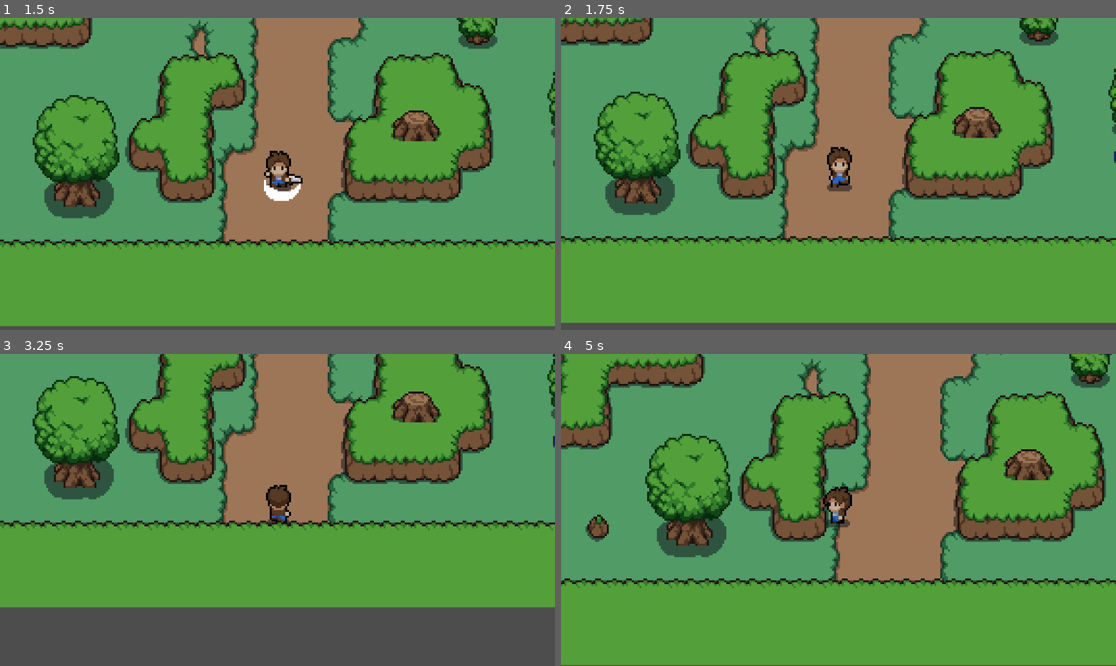
Above: before the commit, frames 1-4 (two rows, left to right).
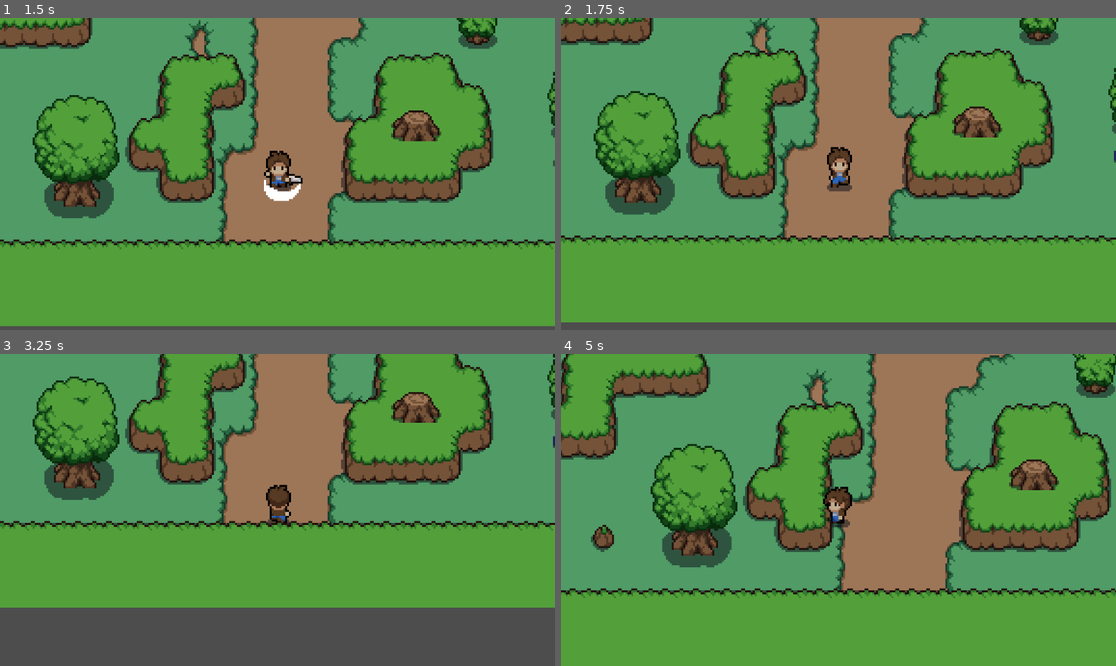
Above: after the commit, the same moments.

Repository: jestemkarol/roguelike-game-godot
Game: Godot game, scene res://scenes/game_root.tscn
The game is run twice, just before and just after one commit, with the same random seed, the same clock (stepped at 60 frames per second) and the same inputs.
Inputs:
- Up to frame 1 (1.5 s): hold D (move_right) 0.53-1.28 s; hold E (attack) 0.53-1.28 s; hold S (move_down) from 1.28 s (still down); tap E (attack) at 1.35 s
- Up to frame 2 (1.75 s): keep holding S (move_down)
- Up to frame 3 (3.25 s): release S (move_down) at 2.03 s; hold D (move_right) 2.03-2.78 s; hold E (attack) 2.03-2.78 s; hold W (move_up) from 2.78 s (still down); tap E (attack) at 2.85 s
- Up to frame 4 (5 s): release W (move_up) at 3.53 s; hold E (attack) 3.53-4.28 s; hold Left (move_left) from 3.53 s (still down); tap E (attack) at 4.35 s

Frame 1 is identical in both runs. In frame 2, 2.8% of the frame differs, in the area x 0-100%, y 0-98%; in frame 3, 2.3%; in frame 4, 27%, in the area x 0-100%, y 0-100%.

Commit message:
Refactor the scripts

Diff:
--- a/scripts/enemy.gd
+++ b/scripts/enemy.gd
@@ -3,77 +3,85 @@
 @onready var just_hit_timer: Timer = $just_hit_timer
 @onready var animation_player: AnimatedSprite2D = $AnimatedSprite2D
 @onready var attack_cooldown_timer: Timer = $attack_cooldown_timer
-@onready var enemy_collision_shape: CollisionShape2D = $enemy_collision_shape
 
-@export var speed = 50
-@export var health = 50
-var player_chase = false
-var player = null
+@export var speed: int = 80
+@export var health: int = 50
+@export var hit_damage: int = 10
+
+const PlayerGroupName: String = 'player'
+
+const IdleAnimationNames: Dictionary = {
+	DOWN = 'idle_down', SIDE = 'idle_side', UP = 'idle_up'
+}
+const AttackAnimationNames: Dictionary = {
+	DOWN = 'attack_down', SIDE = 'attack_side', UP = 'attack_up'
+}
+const MoveAnimationNames: Dictionary = {
+	DOWN = 'move_down', SIDE = 'move_side', UP = 'move_up'
+}
+const AnimationNames: Dictionary = {
+	IDLE = IdleAnimationNames,
+	ATTACK = AttackAnimationNames,
+	MOVE = MoveAnimationNames,
+	DEATH = 'death'
+}
+
+# enemy state
+var player_chase: bool = false
+var dead: bool = false
+
+# attack-related variables
+var attack_cooldown_on: bool = false
+var is_attacking: bool = false
+var player: CharacterBody2D = null
 var direction = Vector2.ZERO
-var just_hit = false
-var attack_cooldown_on = false
-var is_attacking = false
-var dead = false
+var just_hit: bool = false
 
-var knockback_direction = Vector2.ZERO
-var knockback_force = 5
-var knockback_weight = 0.1
-var knocked_back = false
-var in_knockback_state = false
-
-# charge
-var player_position = Vector2.ZERO
-var charge_target_position = Vector2.ZERO
+# knockback-related variables
+var knockback_direction: Vector2 = Vector2.ZERO
+var knockback_force: int = 30
+var knockback_acceleration: int = 10
+var knockback_weight: float = 0.1
+var in_knockback_state: bool = false
 
 func _ready() -> void:
-	animation_player.play('idle_down')
+	animation_player.play(AnimationNames.IDLE.DOWN)
 
 func _physics_process(delta: float) -> void:
 	if dead:
 		return
 	elif in_knockback_state:
-		apply_knockback(delta)
+		velocity = apply_knockback(delta)
 	elif is_attacking:
 		attack_cooldown_on = true
 		attack_cooldown_timer.start()
-		play_animation('attack')
+		play_animation(AttackAnimationNames)
 		if player:
-			player.hit(10, direction)
+			player.hit(hit_damage, direction)
 	elif player_chase:
 		if !is_attacking:
 			direction = (player.get_global_position() - position).normalized()
 			velocity = direction * speed * delta
-			play_animation('move')
+			play_animation(MoveAnimationNames)
 	else:
+		play_animation(IdleAnimationNames)
 		velocity = lerp(velocity, Vector2.ZERO, 0.07)
 	move_and_collide(velocity)
 
-func _on_detection_area_body_entered(body: Node2D) -> void:
-	if dead:
-		return
-	if body.is_in_group('player'):
-		player = body
-		player_chase = true
-
-func _on_detection_area_body_exited(body: Node2D) -> void:
-	if body.is_in_group('player'):
-		player = null
-		player_chase = false
-
-func play_animation(type: String) -> void:
+func play_animation(animation_stash: Dictionary) -> void:
 	animation_player.flip_h = false
 	if direction.y > direction.x && direction.y > -direction.x:
-		animation_player.play('%s_down' % type)
+		animation_player.play(animation_stash.DOWN)
 	elif direction.y > direction.x && direction.y < -direction.x:
 		animation_player.flip_h = true
-		animation_player.play('%s_side' % type)
+		animation_player.play(animation_stash.SIDE)
 	elif direction.y < direction.x && direction.y < -direction.x:
-		animation_player.play('%s_up' % type)
+		animation_player.play(animation_stash.UP)
 	elif direction.y < direction.x && direction.y > -direction.x:
-		animation_player.play('%s_side' % type)
+		animation_player.play(animation_stash.SIDE)
 
-func hit(damage: int, hit_direction: Vector2):
-	if !just_hit:
+func hit(damage: int, hit_direction: Vector2) -> void:
+	if !just_hit && !dead:
 		just_hit = true
 		just_hit_timer.start()
 		health -= damage
@@ -82,34 +90,38 @@
 		if health < 0:
 			death()
 
-func apply_knockback(delta):
+func apply_knockback(delta: float) -> Vector2:
 	if knockback_direction.length() > 0.01:  # Small threshold to stop knockback
 		knockback_direction = lerp(knockback_direction, Vector2.ZERO, knockback_weight)
-		velocity = knockback_direction * knockback_force
+		return knockback_direction * knockback_force * knockback_acceleration * delta
 	else:
 		in_knockback_state = false
 		knockback_direction = Vector2.ZERO
-		velocity = Vector2.ZERO
+		return Vector2.ZERO
 
-func knockback():
-	if knocked_back:
-		return
-	knocked_back = true
-	in_knockback_state = true
-	await get_tree().create_timer(1).timeout
-	knocked_back = false
-
-func death():
+func death() -> void:
 	dead = true
-	animation_player.play('death')
+	animation_player.play(AnimationNames.DEATH)
 	await get_tree().create_timer(3).timeout
 	queue_free()
+
+func _on_detection_area_body_entered(body: Node2D) -> void:
+	if dead:
+		return
+	if body.is_in_group(PlayerGroupName):
+		player = body
+		player_chase = true
+
+func _on_detection_area_body_exited(body: Node2D) -> void:
+	if body.is_in_group(PlayerGroupName):
+		player = null
+		player_chase = false
 
 func _on_just_hit_timer_timeout() -> void:
 	just_hit = false
 
 func _on_enemy_hitbox_body_entered(body: Node2D) -> void:
-	if body.is_in_group('player'):
+	if body.is_in_group(PlayerGroupName):
 		is_attacking = true
 		player = body
 
@@ -120,5 +132,9 @@
 	is_attacking = false
 
 func _on_enemy_knockback_hitbox_body_entered(body: Node2D) -> void:
-	if body.is_in_group('player') && just_hit && !knocked_back:
-		knockback()
+	if body.is_in_group(PlayerGroupName) && just_hit && !in_knockback_state:
+		if in_knockback_state:
+			return
+		in_knockback_state = true
+		await get_tree().create_timer(1).timeout
+		in_knockback_state = false
--- a/scripts/player.gd
+++ b/scripts/player.gd
@@ -6,6 +6,7 @@
 @onready var player_hitbox: Area2D = $player_hitbox
 
 @export var speed = 100
+@export var acceleration = 70
 @export var health = 100
 
 const EnemyGroupName: String = 'enemy'
@@ -62,7 +63,7 @@
 func apply_knockback(delta):
 	if knockback_direction.length() > 0.01:  # Small threshold to stop knockback
 		knockback_direction = lerp(knockback_direction, Vector2.ZERO, knockback_weight)
-		velocity = knockback_direction * knockback_force
+		velocity = knockback_direction * knockback_force * acceleration * delta
 	else:
 		in_knockback_state = false
 		knockback_direction = Vector2.ZERO
@@ -71,7 +72,7 @@
 	if Input.is_action_pressed('attack'):
 		attack()
 	input_direction = Input.get_vector('move_left', 'move_right', 'move_up', 'move_down')
-	velocity = movement()
+	velocity = calculate_movement(delta)
 
 func play_movement_animation() -> void:
 	if input_direction.y > input_direction.x && input_direction.y > -input_direction.x:
@@ -99,14 +100,14 @@
 	if enemy:
 		enemy.hit(20, (enemy.get_global_position() - position).normalized())
 
-func movement():
+func calculate_movement(delta) -> Vector2:
 	if is_attacking:
 		return Vector2.ZERO
 	if input_direction != Vector2.ZERO:
 		play_movement_animation()
 	else:
 		play_animation(AnimationNames.IDLE)
-	return input_direction * speed
+	return input_direction * speed * acceleration * delta
 
 func switch_hitbox_shape(direction):
 	for shape in player_hitbox.get_children():
@@ -123,10 +124,6 @@
 		dir = 'SIDE'
 	animation_player.play(animation_stash.get(dir))
 
-func _on_player_hitbox_body_entered(body: Node2D) -> void:
-	if body.is_in_group(EnemyGroupName):
-		enemy = body
-
 func hit(damage: int, hit_direction: Vector2):
 	if !just_hit:
 		just_hit = true
@@ -139,6 +136,10 @@
 
 func death():
 	print('bye')
+
+func _on_player_hitbox_body_entered(body: Node2D) -> void:
+	if body.is_in_group(EnemyGroupName):
+		enemy = body
 
 func _on_just_hit_timer_timeout() -> void:
 	just_hit = false
